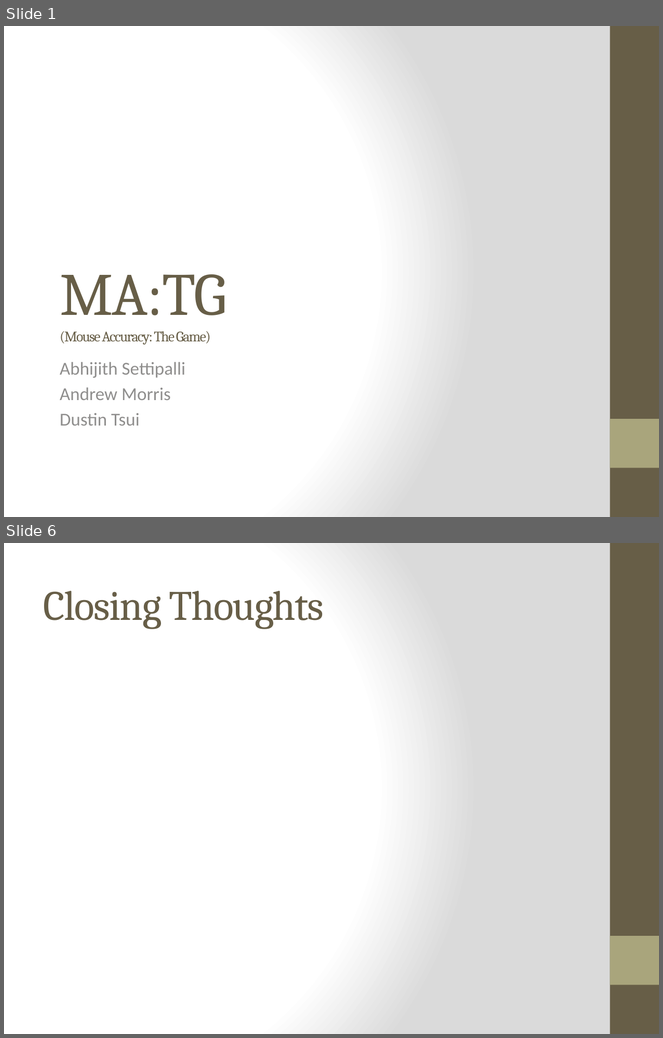
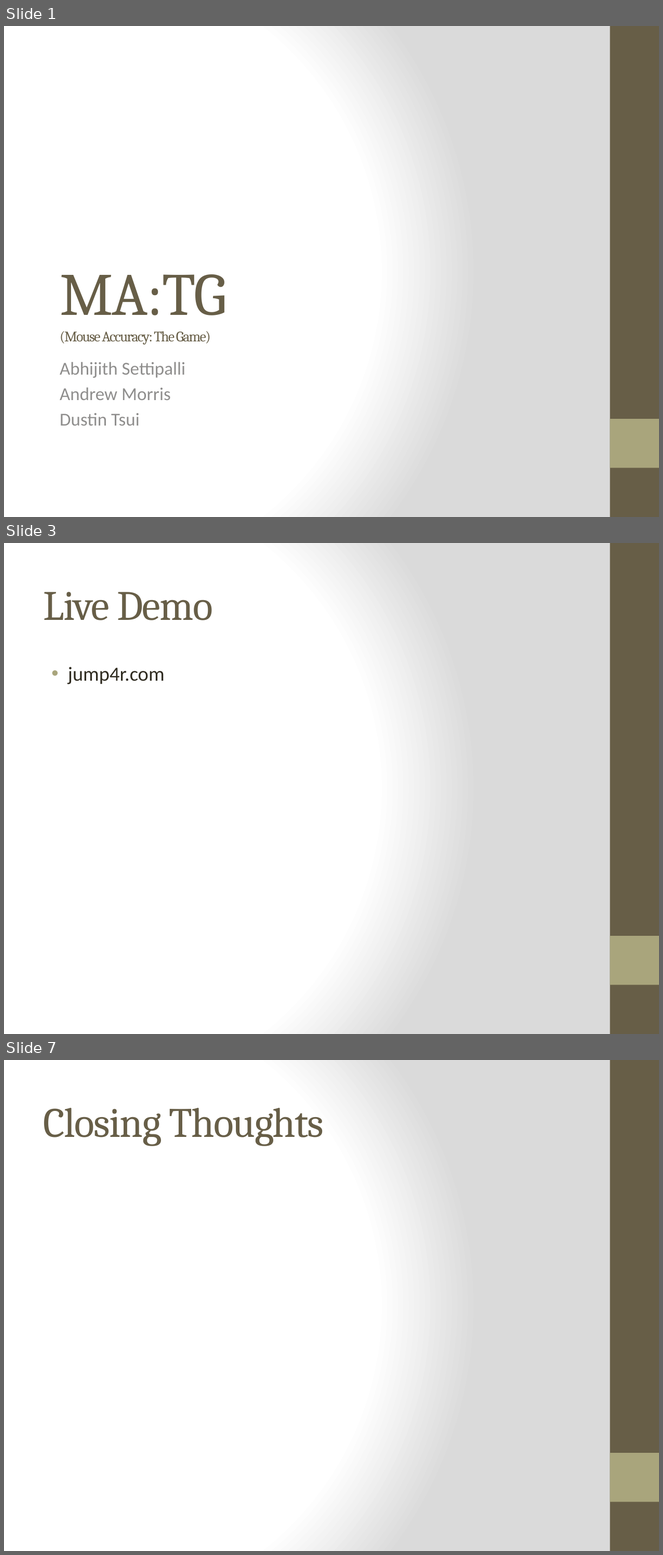
Before and after one commit to jump4r/ThreeGraphics, a slide deck: presentation.pptx. Shown one above the other, each under a label of ours: slides 1 and 6 before the commit, slides 1, 3 and 7 after it; the slides between them are not shown. The pictures are 663x1038 and 663x1555 pixels, drawn with LibreOffice and Linux fonts; fonts in the diff are those of the drawing. Boxes give left, top, right and bottom in pixels: in the first picture for what was removed or moved away, otherwise in the second. Text is boxed around its words. In the diff, an @@ line names an element or a change of style, - is before the commit and + after.

```diff
--- a/presentation.pptx
+++ b/presentation.pptx
@@ slide 3 added at (x1=4, y1=543, x2=659, y2=1034), background gradient #FFFFFF to #DADADA; not listed: 2 template elements that a slide beside it also shows @@
@@ title added at (x1=44, y1=592, x2=213, y2=620), 46 pt, text #675E47 @@
+Live Demo
@@ text added at (x1=68, y1=667, x2=165, y2=684), 22 pt, text #2F2B20 @@
+• jump4r.com
@@ what was slide 6 is now slide 7 @@
```
Also in this commit, not shown: 4 slides changed, 2 other files.
